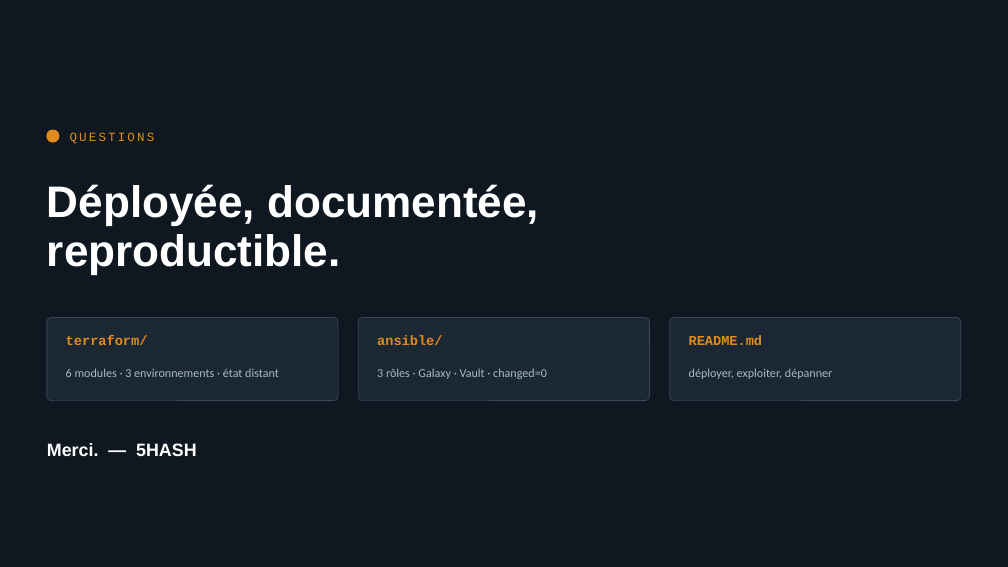
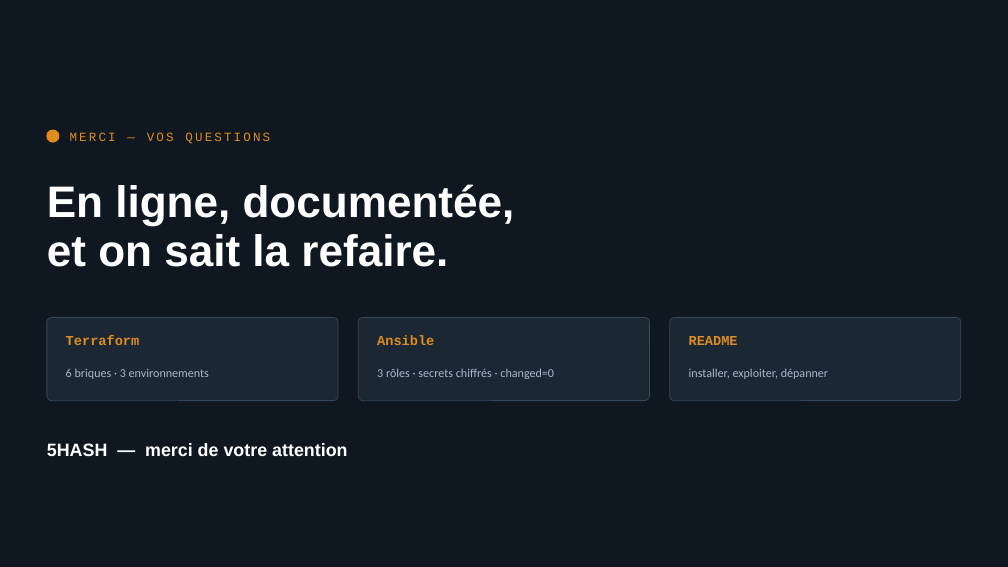
Before and after one commit to rayenebnt/5HASH, a slide deck: slide 12 of docs/soutenance-5hash.pptx. Drawn at 1008x567 pixels with LibreOffice and Linux fonts; fonts in the diff are those of the drawing. Boxes give left, top, right and bottom in pixels: in the first picture for what was removed or moved away, otherwise in the second. Text is boxed around its words. In the diff, an @@ line names an element or a change of style, - is before the commit and + after.

```diff
--- a/docs/soutenance-5hash.pptx
+++ b/docs/soutenance-5hash.pptx
@@ text at <box>70,132,270,144</box>: text changed @@
-QUESTIONS
+MERCI — VOS QUESTIONS
@@ text at <box>47,184,515,267</box>: text changed @@
-Déployée, documentée,
-reproductible.
+En ligne, documentée,
+et on sait la refaire.
@@ text at <box>66,335,140,345</box>: text changed @@
-terraform/
+Terraform
@@ text at <box>377,335,434,345</box>: text changed @@
-ansible/
+Ansible
@@ text at <box>689,336,738,345</box>: text changed @@
-README.md
+README
@@ text at <box>66,369,209,379</box>: text changed @@
-6 modules · 3 environnements · état distant
+6 briques · 3 environnements
@@ text at <box>377,368,554,379</box>: text changed @@
-3 rôles · Galaxy · Vault · changed=0
+3 rôles · secrets chiffrés · changed=0
@@ text at <box>689,368,828,379</box>: text changed @@
-déployer, exploiter, dépanner
+installer, exploiter, dépanner
@@ text at <box>47,443,347,456</box>: text changed @@
-Merci. — 5HASH
+5HASH — merci de votre attention
```
Also in this commit, not shown: 6 other slides changed, 5 slides added, 5 slides removed, 2 other files.
